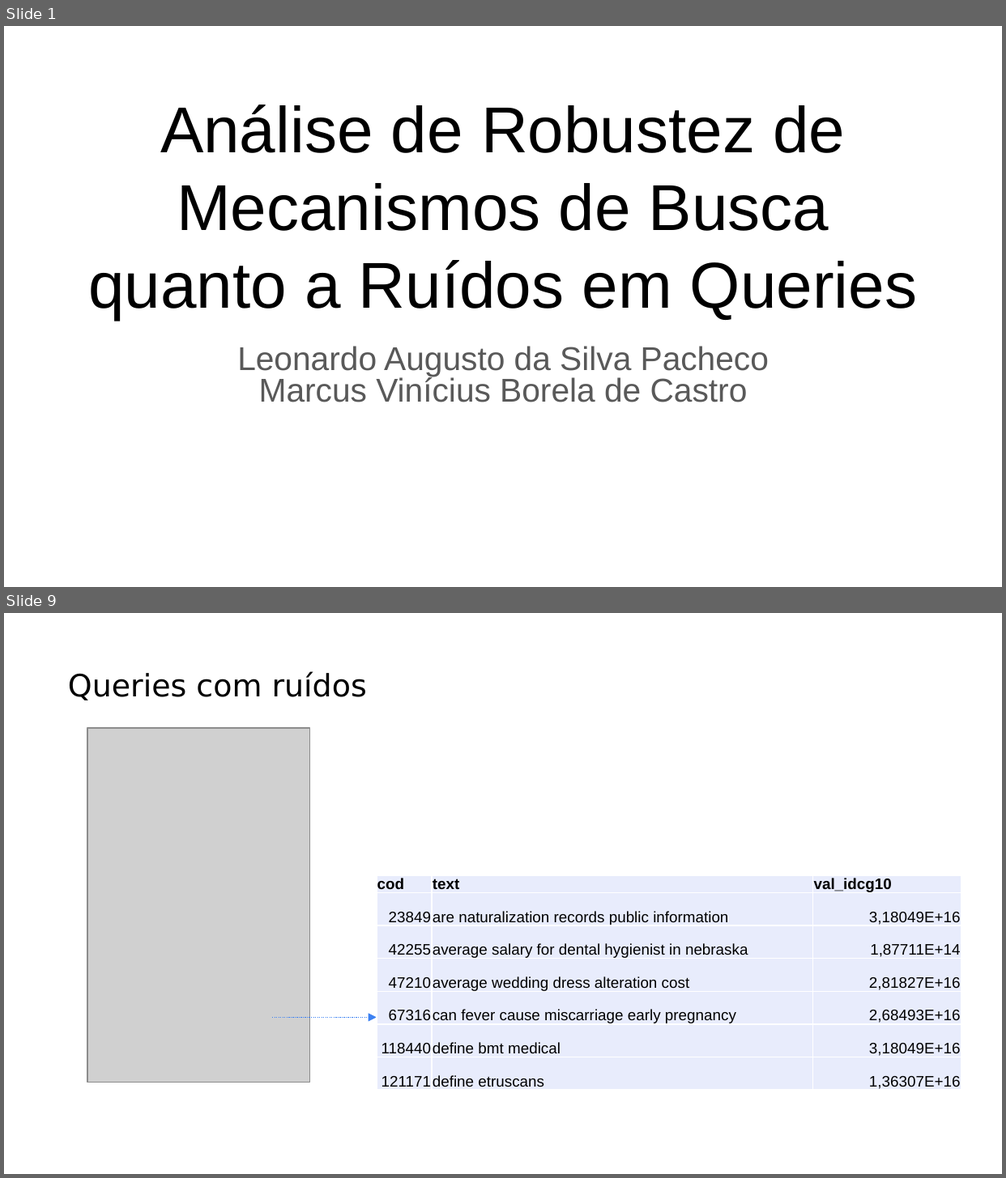
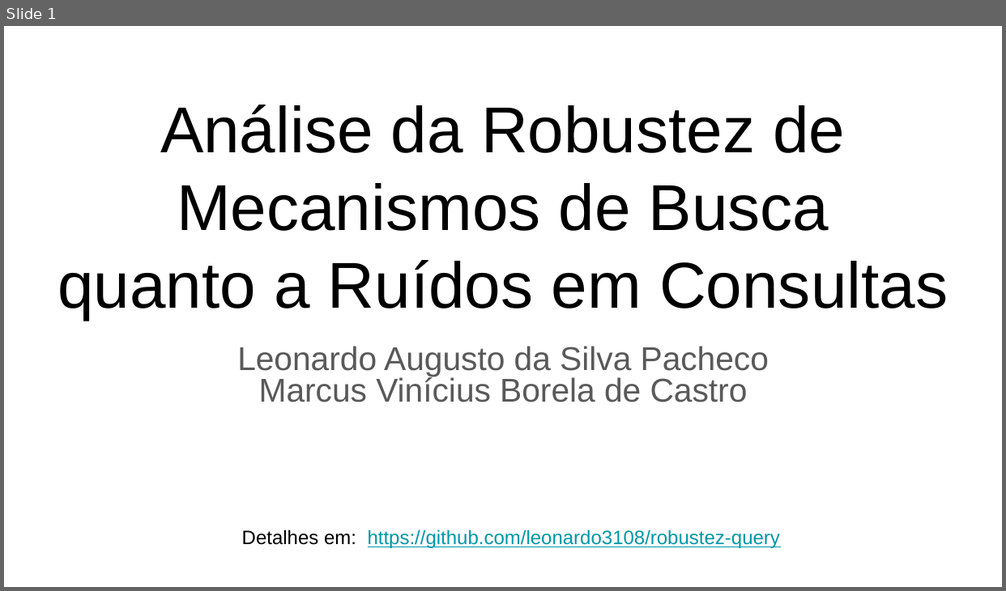
Before and after one commit to leonardo3108/robustez-query, a slide deck: docs/presentations/Apresentação final - 20211209.pptx. Shown one above the other, each under a label of ours: slides 1 and 9 before the commit, slide 1 after it; the slides between them are not shown. The pictures are 1006x1178 and 1006x591 pixels, drawn with LibreOffice and Linux fonts; fonts in the diff are those of the drawing; grey boxes stand for pictures. Boxes give left, top, right and bottom in pixels: in the first picture for what was removed or moved away, otherwise in the second. Text is boxed around its words. In the diff, an @@ line names an element or a change of style, - is before the commit and + after.

```diff
--- a/docs/presentations/Apresentação final - 20211209.pptx
+++ b/docs/presentations/Apresentação final - 20211209.pptx
@@ slide 9 removed at bbox=[4, 613, 1002, 1174], background #FFFFFF @@
@@ text removed at bbox=[68, 671, 367, 700] @@
-Queries com ruídos
@@ picture removed at bbox=[87, 728, 310, 1082] @@
@@ table removed at bbox=[377, 875, 960, 1093], 7 rows, 3 columns @@
-cod | text | val_idcg10
-23849 | are naturalization records public information | 3,18049E+16
-42255 | average salary for dental hygienist in nebraska | 1,87711E+14
-47210 | average wedding dress alteration cost | 2,81827E+16
-67316 | can fever cause miscarriage early pregnancy | 2,68493E+16
-118440 | define bmt medical | 3,18049E+16
-121171 | define etruscans | 1,36307E+16
@@ arrow removed from (272, 1017) to (377, 1017) @@
@@ slide 1 changed as well @@
@@ title at bbox=[57, 105, 948, 320]: text changed @@
-Análise de Robustez de Mecanismos de Busca
-quanto a Ruídos em Queries
+Análise da Robustez de Mecanismos de Busca
+quanto a Ruídos em Consultas
@@ text added at bbox=[242, 530, 780, 548], 14 pt, text #0097A7, underline @@
+Detalhes em: https://github.com/leonardo3108/robustez-query
```
Also in this commit, not shown: 1 other slide changed, 11 slides added, 29 other slides removed.
